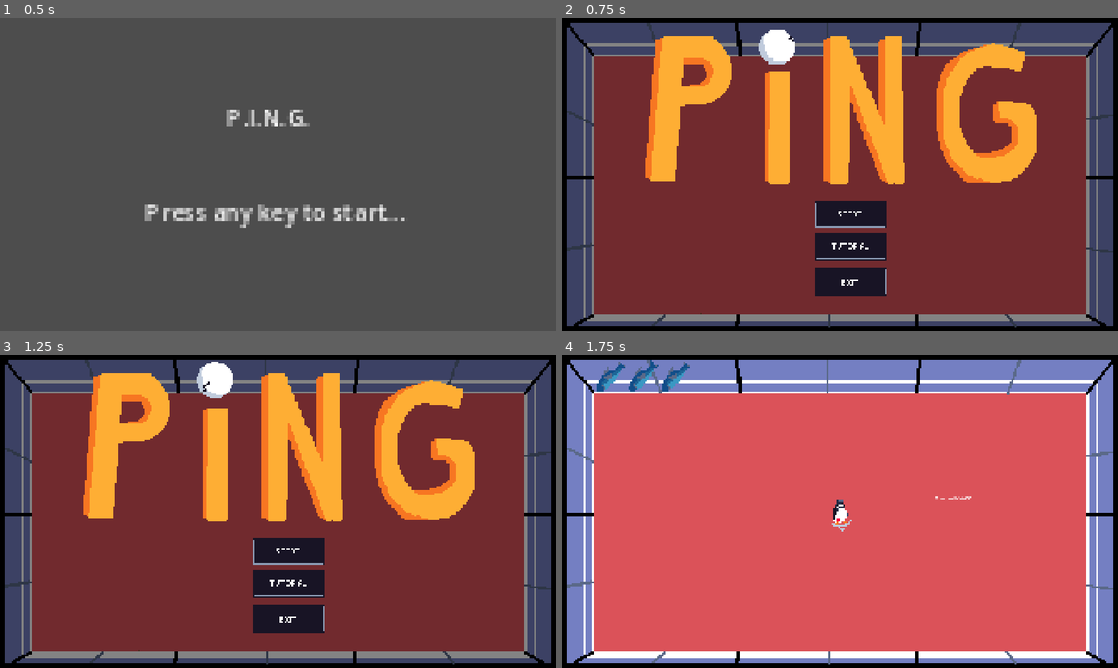
Above: before the commit, frames 1-4 (two rows, left to right).
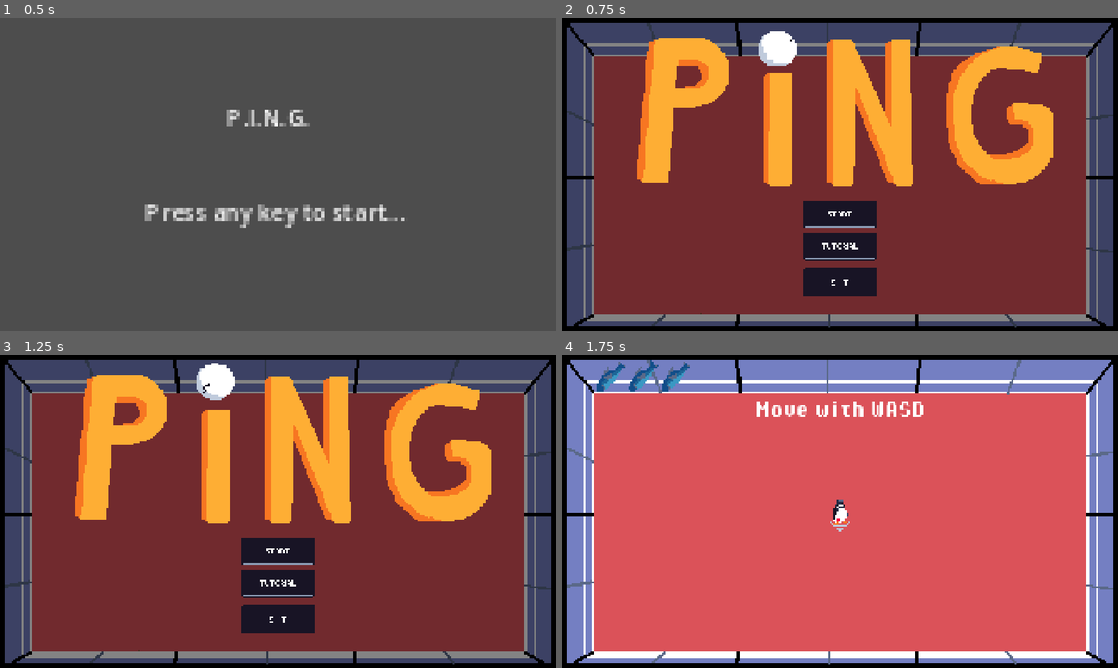
Above: after the commit, the same moments.

Repository: NicholasNg380/PING
Game: Godot game, scene res://scenes/mainScenes/start_screen.tscn
Two runs of this game, one before a commit and one after it. Both use one fixed random seed, a clock stepped at 60 frames per second and the inputs below. The engine's default icon, where the game draws it, is replaced by a stand-in: a white triangle on a blue panel in a dark square. Sound files missing from this copy of the repository are replaced by a short silence.
Inputs (mouse positions are in pixels of both pictures, inside the frame that each line leads up to; where the layout moved, square brackets give the same spot in the first picture):
- Up to frame 1 (0.5 s): no input
- Up to frame 2 (0.75 s): tap Enter at 0.5 s; move the mouse to (962, 158) at 0.52 s; hold D (right) from 0.53 s (still down); tap Space (hit) at 0.6 s
- Up to frame 3 (1.25 s): keep holding D (right)
- Up to frame 4 (1.75 s): release D (right) at 1.25 s; click (840, 583) [851, 583] at 1.25 s

Frame 1 is identical in both runs. In frame 2, 10% of the frame differs, in the area x 13-89%, y 3-89%; in frame 3, 10%; in frame 4, 0.7%.

Commit message:
Updated tutorial

Diff:
--- a/scenes/mainScenes/main_menu.tscn
+++ b/scenes/mainScenes/main_menu.tscn
@@ -8,6 +8,7 @@
 [ext_resource type="Texture2D" uid="uid://18rdga18x7s0" path="res://assets/sprites/ui/tutorial_button.png" id="5_f5aaq"]
 [ext_resource type="AudioStream" uid="uid://b4ahjebm6wl5w" path="res://assets/sound/MenuClick.wav" id="7_nl3u7"]
 [ext_resource type="AudioStream" uid="uid://cq16wik0e57o0" path="res://assets/sound/click.wav" id="8_kabec"]
+[ext_resource type="AudioStream" uid="uid://dl0y4kgljvqwn" path="res://assets/sound/menuMusic.ogg" id="9_ud58m"]
 
 [sub_resource type="AtlasTexture" id="AtlasTexture_nl3u7"]
 atlas = ExtResource("3_f5aaq")
@@ -109,8 +110,8 @@
 color = Color(0, 0, 0, 0.4862745)
 
 [node name="PingAnimation" type="AnimatedSprite2D" parent="." unique_id=469212139]
-position = Vector2(964, 290)
-scale = Vector2(3.8648648, 3.8648648)
+position = Vector2(979, 296)
+scale = Vector2(4.120466, 3.8648648)
 sprite_frames = SubResource("SpriteFrames_woau4")
 animation = &"idle"
 
@@ -122,20 +123,20 @@
 
 [node name="Start" type="Button" parent="ButtonManager" unique_id=2024065401]
 layout_mode = 0
-offset_left = 871.0
+offset_left = 835.0
 offset_top = 628.0
-offset_right = 1121.0
+offset_right = 1085.0
 offset_bottom = 728.0
 theme_override_styles/normal = SubResource("StyleBoxEmpty_nl3u7")
 icon = ExtResource("3_7gdp2")
 icon_alignment = 1
 expand_icon = true
 
-[node name="Tutorialorig" type="Button" parent="ButtonManager" unique_id=1718411002]
+[node name="Tutorial" type="Button" parent="ButtonManager" unique_id=1718411002]
 layout_mode = 0
-offset_left = 872.0
+offset_left = 835.0
 offset_top = 740.0
-offset_right = 1122.0
+offset_right = 1085.0
 offset_bottom = 837.0
 theme_override_styles/normal = SubResource("StyleBoxEmpty_ud58m")
 icon = ExtResource("5_f5aaq")
@@ -144,9 +145,9 @@
 
 [node name="Quit" type="Button" parent="ButtonManager" unique_id=1999158445]
 layout_mode = 0
-offset_left = 872.0
+offset_left = 835.0
 offset_top = 862.0
-offset_right = 1123.0
+offset_right = 1086.0
 offset_bottom = 962.0
 theme_override_styles/normal = SubResource("StyleBoxEmpty_kabec")
 icon = ExtResource("4_f5aaq")
@@ -159,9 +160,14 @@
 [node name="HoverSound" type="AudioStreamPlayer" parent="." unique_id=939355745]
 stream = ExtResource("8_kabec")
 
+[node name="MenuMusic" type="AudioStreamPlayer" parent="." unique_id=1635177776]
+stream = ExtResource("9_ud58m")
+autoplay = true
+parameters/looping = true
+
 [connection signal="mouse_entered" from="ButtonManager/Start" to="." method="_on_start_mouse_entered"]
 [connection signal="pressed" from="ButtonManager/Start" to="." method="_on_start_pressed"]
-[connection signal="mouse_entered" from="ButtonManager/Tutorialorig" to="." method="_on_tutorial_mouse_entered"]
-[connection signal="pressed" from="ButtonManager/Tutorialorig" to="." method="_on_tutorial_pressed"]
+[connection signal="mouse_entered" from="ButtonManager/Tutorial" to="." method="_on_tutorial_mouse_entered"]
+[connection signal="pressed" from="ButtonManager/Tutorial" to="." method="_on_tutorial_pressed"]
 [connection signal="mouse_entered" from="ButtonManager/Quit" to="." method="_on_quit_mouse_entered"]
 [connection signal="pressed" from="ButtonManager/Quit" to="." method="_on_quit_pressed"]
--- a/scenes/mainScenes/tutorial.tscn
+++ b/scenes/mainScenes/tutorial.tscn
@@ -2,10 +2,12 @@
 
 [ext_resource type="PackedScene" uid="uid://crefqb2cbiq7e" path="res://scenes/Stages/stage.tscn" id="1_lhk1f"]
 [ext_resource type="PackedScene" uid="uid://bpbyjy6wsbxg3" path="res://scenes/objects/Player.tscn" id="2_s6ys8"]
+[ext_resource type="FontFile" uid="uid://bffxar07whxsc" path="res://assets/pixel_operator/PixelOperator-Bold.ttf" id="3_4w40p"]
 [ext_resource type="PackedScene" uid="uid://cufenlfm85bbc" path="res://scenes/mainScenes/UpgradeScreen.tscn" id="3_q1uet"]
 [ext_resource type="Script" uid="uid://ki1jklkpi6yh" path="res://scripts/controllers/tutorial_controller.gd" id="4_hojdw"]
 [ext_resource type="Script" uid="uid://biidki5jk43ke" path="res://scripts/controllers/tutorial_ui.gd" id="4_xrgy0"]
-[ext_resource type="PackedScene" uid="uid://d0xnt1gn2xwc5" path="res://scenes/objects/health_bar.tscn" id="6_6wjur"]
+[ext_resource type="PackedScene" path="res://scenes/objects/health_bar.tscn" id="6_6wjur"]
+[ext_resource type="AudioStream" uid="uid://dqj2pmxlkf6si" path="res://assets/sound/backmusic.ogg" id="8_tiypv"]
 
 [node name="Tutorial" type="Node2D" unique_id=65658651]
 
@@ -20,10 +22,13 @@
 
 [node name="Label" type="Label" parent="TutorialUI" unique_id=606982711]
 layout_mode = 0
-offset_left = 326.0
-offset_top = -57.0
-offset_right = 578.0
-offset_bottom = 56.0
+offset_left = -400.0
+offset_top = -400.0
+offset_right = 400.0
+offset_bottom = -124.0
+theme_override_fonts/font = ExtResource("3_4w40p")
+theme_override_font_sizes/font_size = 90
+horizontal_alignment = 1
 
 [node name="Player" parent="." unique_id=250388077 instance=ExtResource("2_s6ys8")]
 collision_mask = 9
@@ -52,4 +57,9 @@
 
 [node name="HealthBar" parent="." unique_id=711747170 instance=ExtResource("6_6wjur")]
 
+[node name="gameMusic" type="AudioStreamPlayer" parent="." unique_id=839228007]
+stream = ExtResource("8_tiypv")
+autoplay = true
+parameters/looping = true
+
 [connection signal="dashed" from="Player" to="TutorialController" method="_on_player_dashed"]
--- a/scenes/objects/Player.tscn
+++ b/scenes/objects/Player.tscn
@@ -339,6 +339,8 @@
 
 [node name="penguin_death" type="AudioStreamPlayer" parent="." unique_id=1408899760]
 stream = ExtResource("13_ulqmn")
+volume_db = 10.0
+bus = &"Music"
 
 [connection signal="dashed" from="." to="." method="_on_player_dashed"]
 [connection signal="animation_finished" from="AnimatedSprite2D" to="." method="_on_animated_sprite_2d_animation_finished"]
--- a/scripts/controllers/tutorial_controller.gd
+++ b/scripts/controllers/tutorial_controller.gd
@@ -122,7 +122,7 @@
 			_respawn_parry_enemy()
 
 func spawn_dummy_enemy():
-	spawn_enemy(enemy_scenes["dummy"])
+	call_deferred("spawn_enemy", enemy_scenes["dummy"])
 
 func enable_player(enabled: bool):
 	player.set_process(enabled)
Not shown, added: assets/pixel_operator/menuMusic.ogg.import
Not shown, added: assets/sound/menuMusic.ogg.import
Not shown, added: assets/pixel_operator/menuMusic.ogg
Not shown, added: assets/sound/menuMusic.ogg
